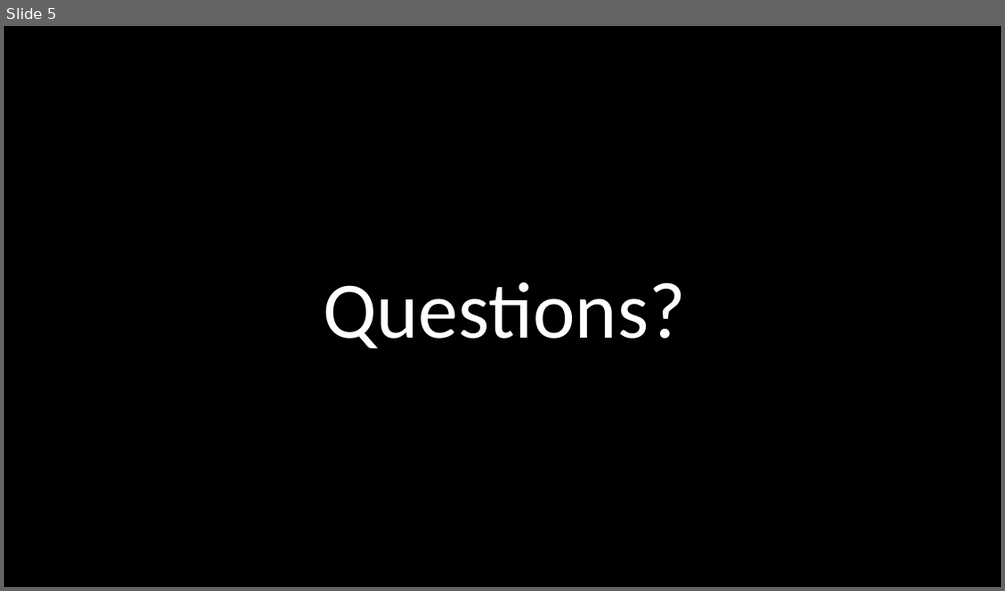
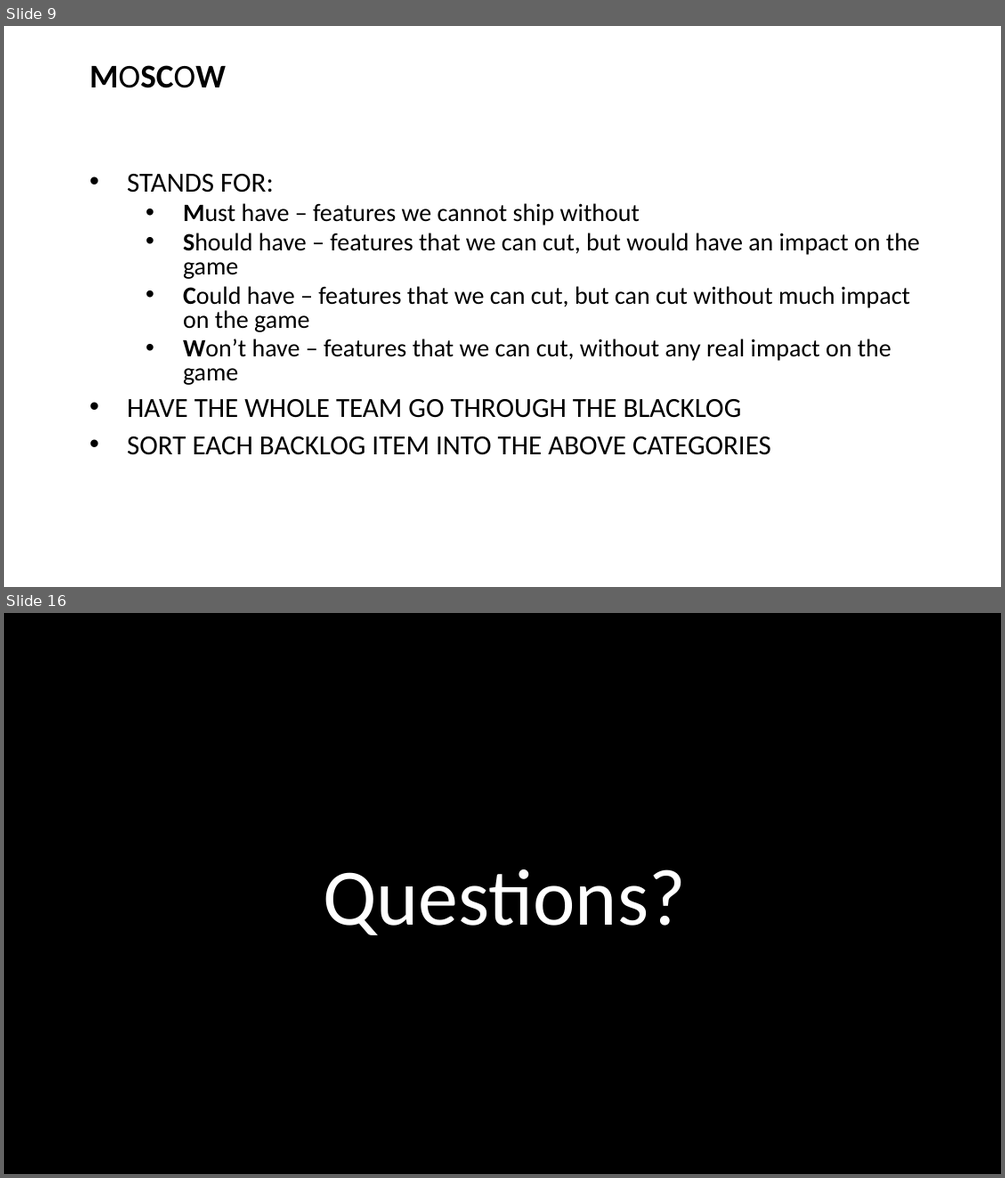
Before and after one commit to Falmouth-Games-Academy/ba-course-materials, a slide deck: GAM240/03/19-20-GAM240-Lecture-Planning.pptx. Shown one above the other, each under a label of ours: slide 5 before the commit, slides 9 and 16 after it; the slides between them are not shown. The pictures are 1005x591 and 1005x1178 pixels, drawn with LibreOffice and Linux fonts; fonts in the diff are those of the drawing; background and template pictures are left out. Boxes give left, top, right and bottom in pixels: in the first picture for what was removed or moved away, otherwise in the second. Text is boxed around its words. In the diff, an @@ line names an element or a change of style, - is before the commit and + after.

```diff
--- a/GAM240/03/19-20-GAM240-Lecture-Planning.pptx
+++ b/GAM240/03/19-20-GAM240-Lecture-Planning.pptx
@@ slide 9 added at (x1=4, y1=26, x2=1001, y2=587), background #FFFFFF @@
@@ text added at (x1=89, y1=65, x2=226, y2=88), 32 pt, text #000000, bold @@
+MOSCOW
@@ text added at (x1=127, y1=174, x2=920, y2=455), 24 pt, text #000000 @@
+• STANDS FOR:
+  • Must have – features we cannot ship without
+  • Should have – features that we can cut, but would have an impact on the game
+  • Could have – features that we can cut, but can cut without much impact on the game
+  • Won’t have – features that we can cut, without any real impact on the game
+• HAVE THE WHOLE TEAM GO THROUGH THE BLACKLOG
+• SORT EACH BACKLOG ITEM INTO THE ABOVE CATEGORIES
@@ what was slide 5 is now slide 16 @@
```
Also in this commit, not shown: 1 slide changed, 12 other slides added, 2 slides removed, 1 other file.
